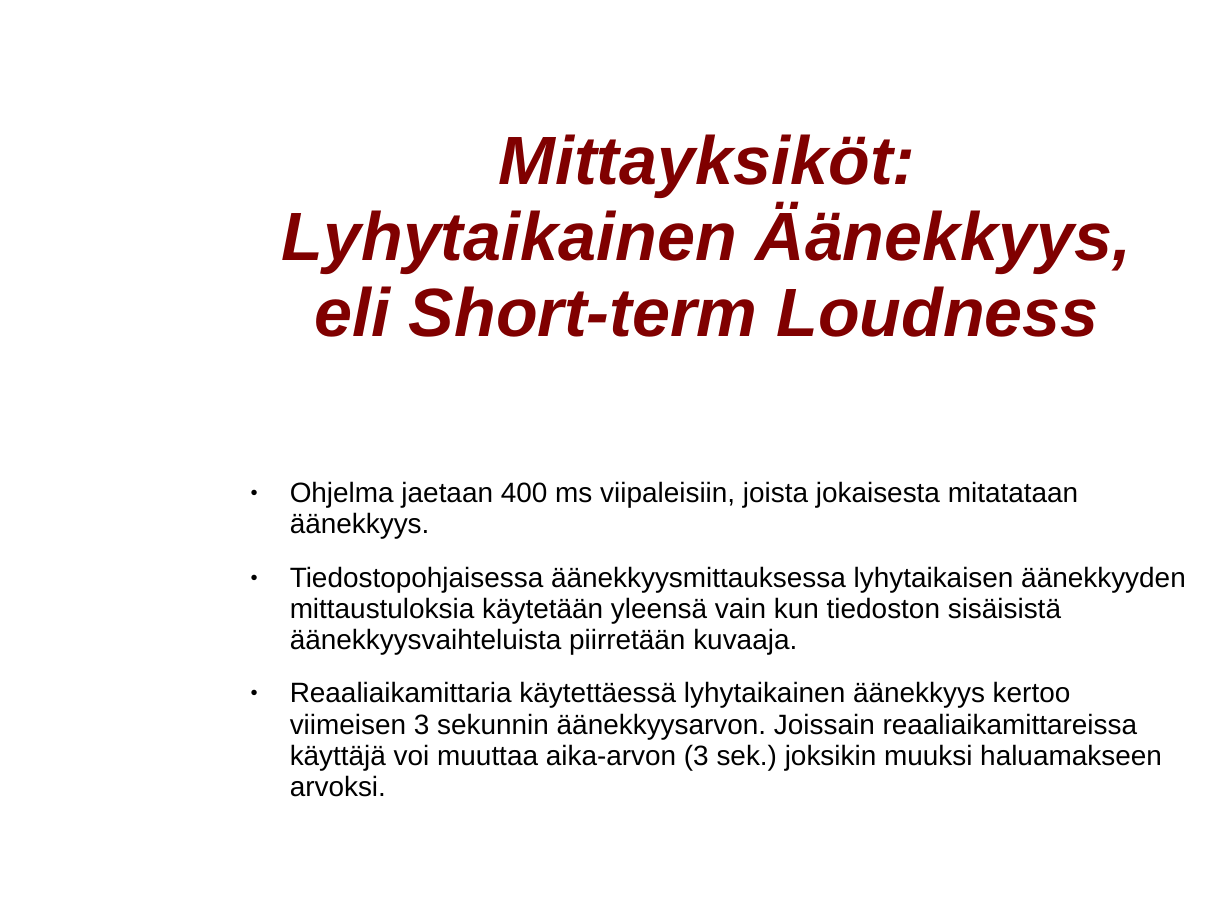
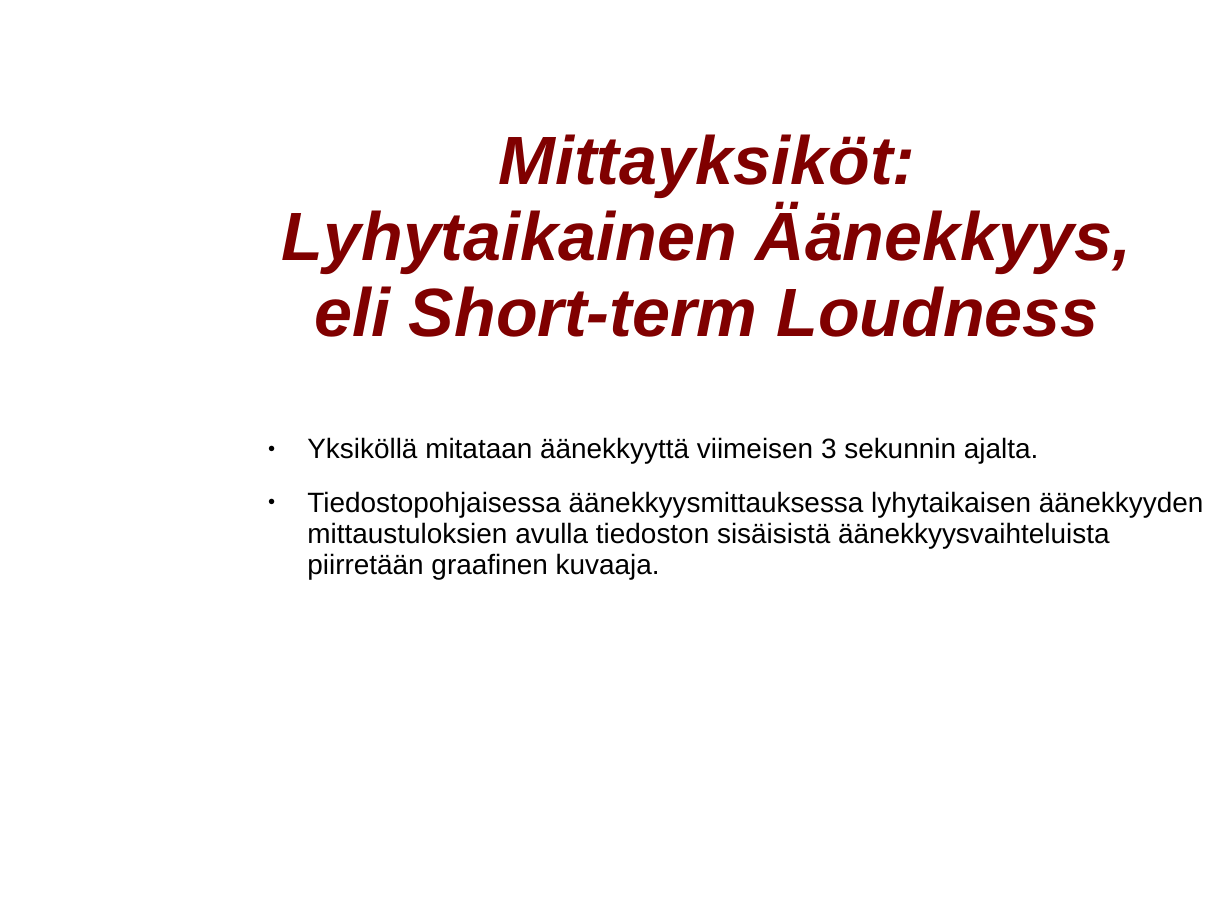
Before and after one commit to mhartzel/Introduction_To_Loudness_Correction, a slide deck: slide 11 of odp/Aanekkyyden Hallinta.odp. Drawn at 1232x924 pixels with LibreOffice and Linux fonts; fonts in the diff are those of the drawing; background and template pictures are left out. Boxes give left, top, right and bottom in pixels: in the first picture for what was removed or moved away, otherwise in the second. Text is boxed around its words. In the diff, an @@ line names an element or a change of style, - is before the commit and + after.

```diff
--- a/odp/Aanekkyyden Hallinta.odp
+++ b/odp/Aanekkyyden Hallinta.odp
@@ text at (x1=307, y1=437, x2=1204, y2=579): text changed @@
-● Ohjelma jaetaan 400 ms viipaleisiin, joista jokaisesta mitatataan äänekkyys.
-● Tiedostopohjaisessa äänekkyysmittauksessa lyhytaikaisen äänekkyyden mittaustuloksia käytetään yleensä vain kun tiedoston sisäisistä äänekkyysvaihteluista piirretään kuvaaja.
-● Reaaliaikamittaria käytettäessä lyhytaikainen äänekkyys kertoo viimeisen 3 sekunnin äänekkyysarvon. Joissain reaaliaikamittareissa käyttäjä voi muuttaa aika-arvon (3 sek.) joksikin muuksi haluamakseen arvoksi.
+● Yksiköllä mitataan äänekkyyttä viimeisen 3 sekunnin ajalta.
+● Tiedostopohjaisessa äänekkyysmittauksessa lyhytaikaisen äänekkyyden mittaustuloksien avulla tiedoston sisäisistä äänekkyysvaihteluista piirretään graafinen kuvaaja.
```
Also in this commit, not shown: 6 other slides changed, 1 other file.
